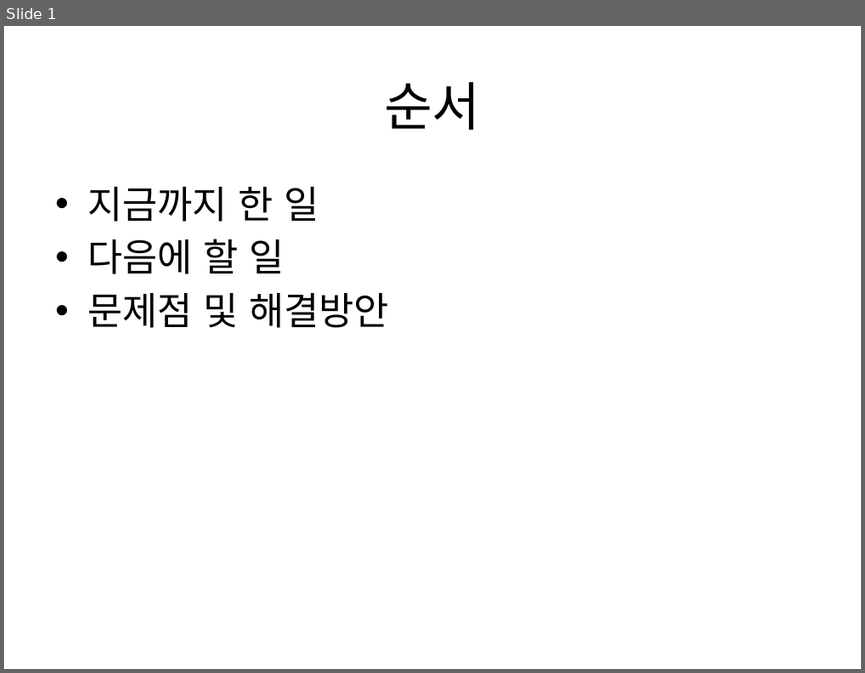
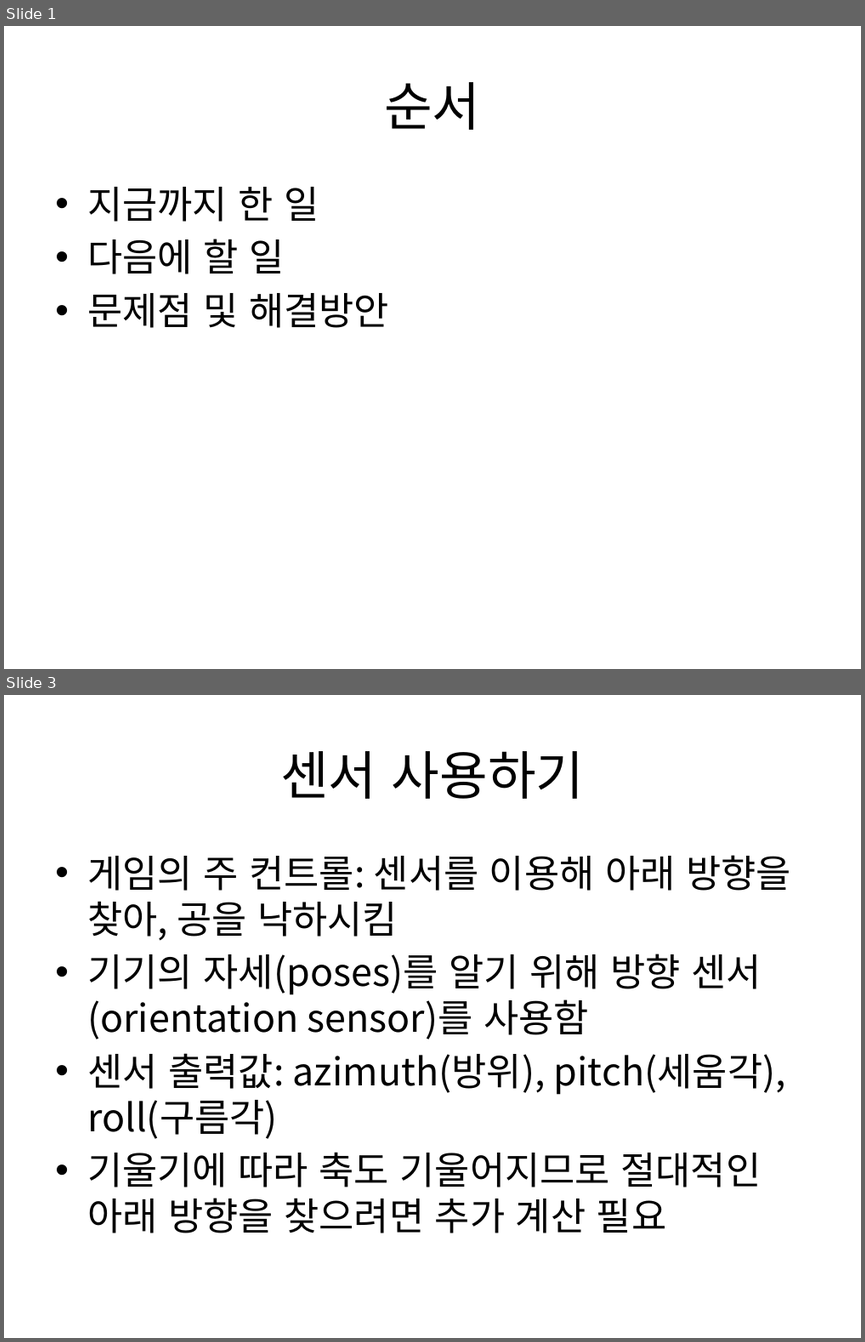
Before and after one commit to zwycid/dimension-drive-downside, a slide deck: presentation/중간발표-ssidang.pptx. Shown one above the other, each under a label of ours: slide 1 before the commit, slides 1 and 3 after it; the slides between them are not shown. The pictures are 865x673 and 865x1342 pixels, drawn with LibreOffice and Linux fonts; fonts in the diff are those of the drawing. Boxes give left, top, right and bottom in pixels: in the first picture for what was removed or moved away, otherwise in the second. Text is boxed around its words. In the diff, an @@ line names an element or a change of style, - is before the commit and + after.

```diff
--- a/presentation/중간발표-ssidang.pptx
+++ b/presentation/중간발표-ssidang.pptx
@@ slide 3 added at [4, 695, 861, 1338], background #FFFFFF @@
@@ title added at [280, 751, 585, 799], 44 pt, text #000000 @@
+센서 사용하기
@@ text added at [87, 855, 791, 1233], 32 pt, text #000000 @@
+• 게임의 주 컨트롤: 센서를 이용해 아래 방향을 찾아, 공을 낙하시킴
+• 기기의 자세(poses)를 알기 위해 방향 센서(orientation sensor)를 사용함
+• 센서 출력값: azimuth(방위), pitch(세움각), roll(구름각)
+• 기울기에 따라 축도 기울어지므로 절대적인 아래 방향을 찾으려면 추가 계산 필요
```
Also in this commit, not shown: 1 slide changed, 5 other slides added.
